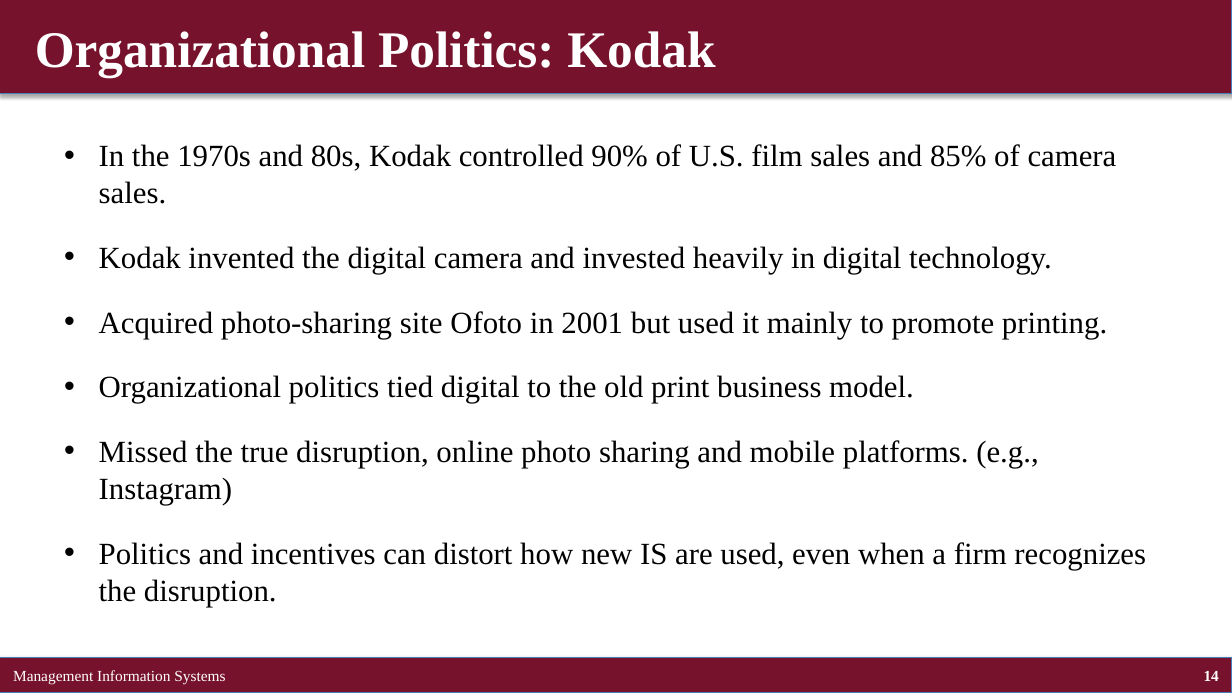
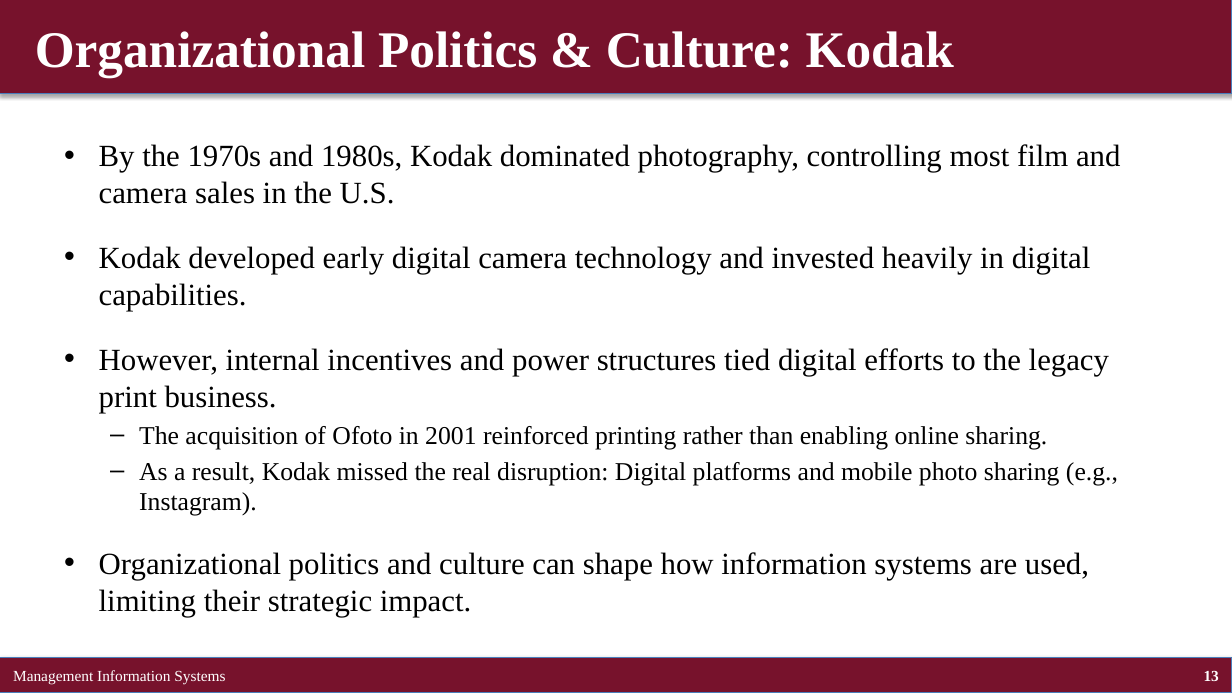
Before and after one commit to brianhwpark/brianhwpark.github.io, a slide deck: slide 13 of files/teaching-resources/concordiacollege-busn-315/busn-315-lecture-note/busn315-ch03.pptx (slide 14 before the commit). Drawn at 1232x693 pixels with LibreOffice and Linux fonts; fonts in the diff are those of the drawing. Boxes give left, top, right and bottom in pixels: in the first picture for what was removed or moved away, otherwise in the second. Text is boxed around its words. In the diff, an @@ line names an element or a change of style, - is before the commit and + after.

```diff
--- a/files/teaching-resources/concordiacollege-busn-315/busn-315-lecture-note/busn315-ch03.pptx
+++ b/files/teaching-resources/concordiacollege-busn-315/busn-315-lecture-note/busn315-ch03.pptx
@@ title at (x1=35, y1=31, x2=954, y2=77): text changed @@
-Organizational Politics: Kodak
+Organizational Politics & Culture: Kodak
@@ text at (x1=99, y1=144, x2=1120, y2=617): text changed @@
-• In the 1970s and 80s, Kodak controlled 90% of U.S. film sales and 85% of camera sales.
-• Kodak invented the digital camera and invested heavily in digital technology.
-• Acquired photo-sharing site Ofoto in 2001 but used it mainly to promote printing.
-• Organizational politics tied digital to the old print business model.
-• Missed the true disruption, online photo sharing and mobile platforms. (e.g., Instagram)
-• Politics and incentives can distort how new IS are used, even when a firm recognizes the disruption.
+• By the 1970s and 1980s, Kodak dominated photography, controlling most film and camera sales in the U.S.
+• Kodak developed early digital camera technology and invested heavily in digital capabilities.
+• However, internal incentives and power structures tied digital efforts to the legacy print business.
+  – The acquisition of Ofoto in 2001 reinforced printing rather than enabling online sharing.
+  – As a result, Kodak missed the real disruption: Digital platforms and mobile photo sharing (e.g., Instagram).
+• Organizational politics and culture can shape how information systems are used, limiting their strategic impact.
@@ page number at (x1=1204, y1=671, x2=1219, y2=681): text changed @@
-14
+13
```
Also in this commit, not shown: 46 other slides changed, 5 slides added, 5 slides removed, 8 other files.
